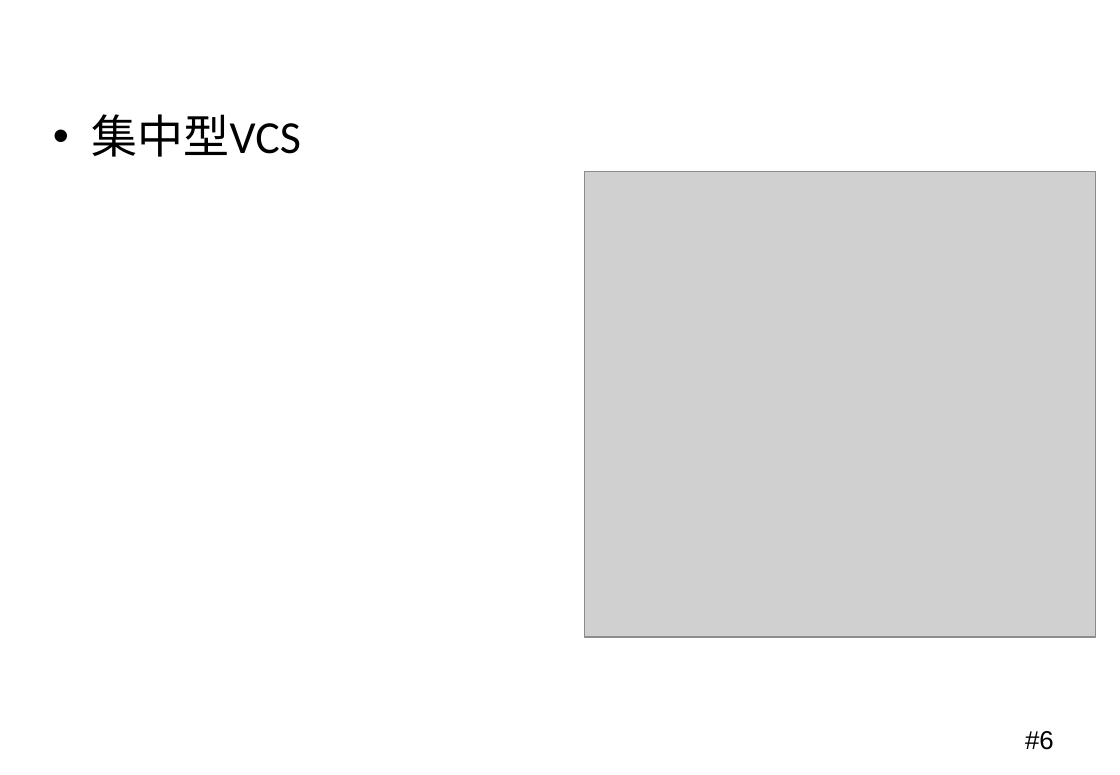
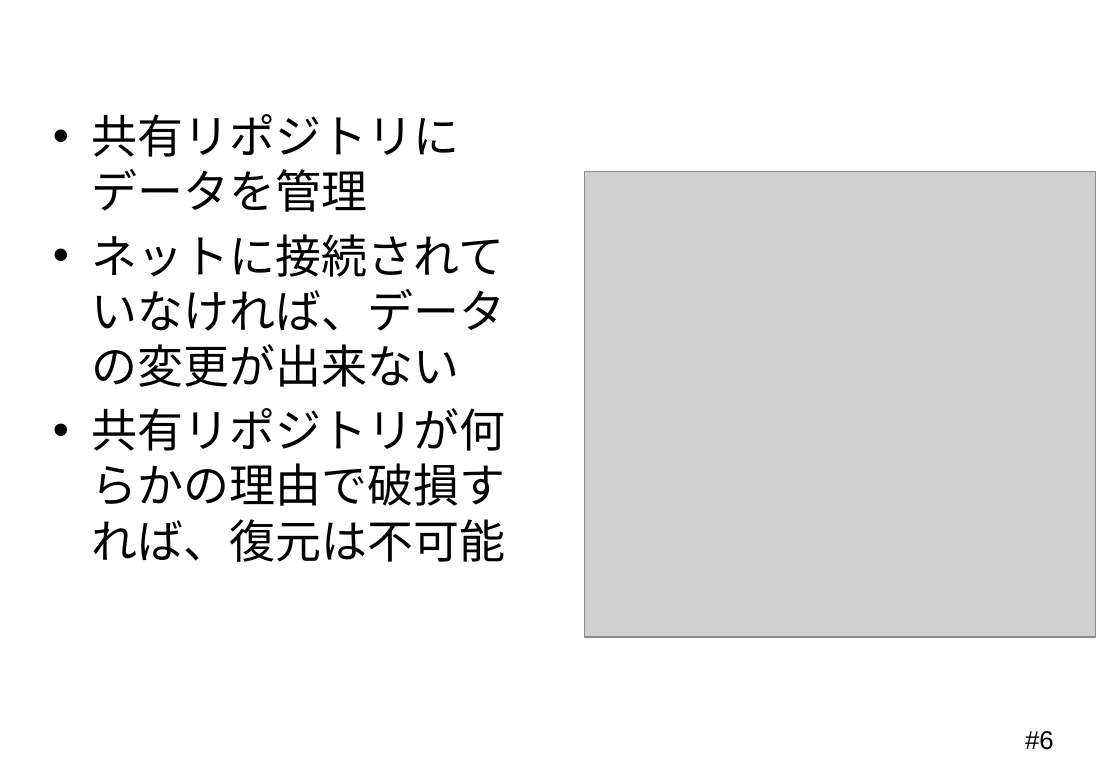
Before and after one commit to Mocchy2/graduation-thesis, a slide deck: slide 6 of 卒業論文 発表用スライド.pptx. Drawn at 1120x775 pixels with LibreOffice and Linux fonts; fonts in the diff are those of the drawing; grey boxes stand for pictures; background and template pictures are left out. Boxes give left, top, right and bottom in pixels: in the first picture for what was removed or moved away, otherwise in the second. Text is boxed around its words. In the diff, an @@ line names an element or a change of style, - is before the commit and + after.

Commit message:
「集中型バージョン管理システム」のスライド変更

```diff
--- a/卒業論文 発表用スライド.pptx
+++ b/卒業論文 発表用スライド.pptx
@@ text at [92,114,506,562]: text changed @@
-• 集中型VCS
+• 共有リポジトリにデータを管理
+• ネットに接続されていなければ、データの変更が出来ない
+• 共有リポジトリが何らかの理由で破損すれば、復元は不可能
```
